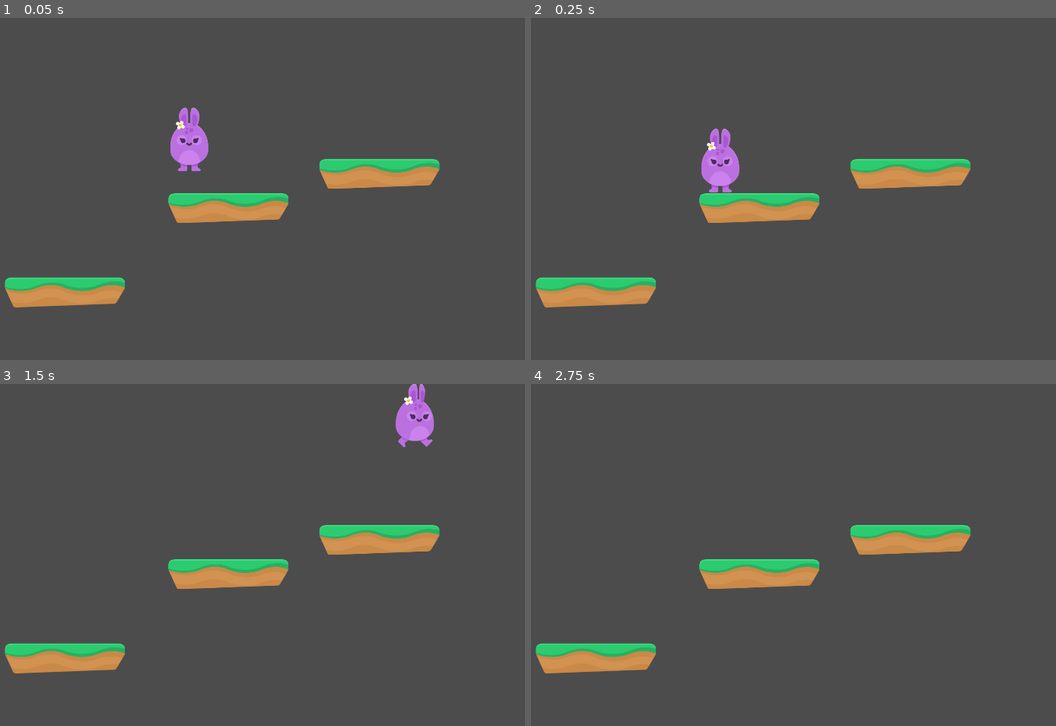
Above: before the commit, frames 1-4 (two rows, left to right).
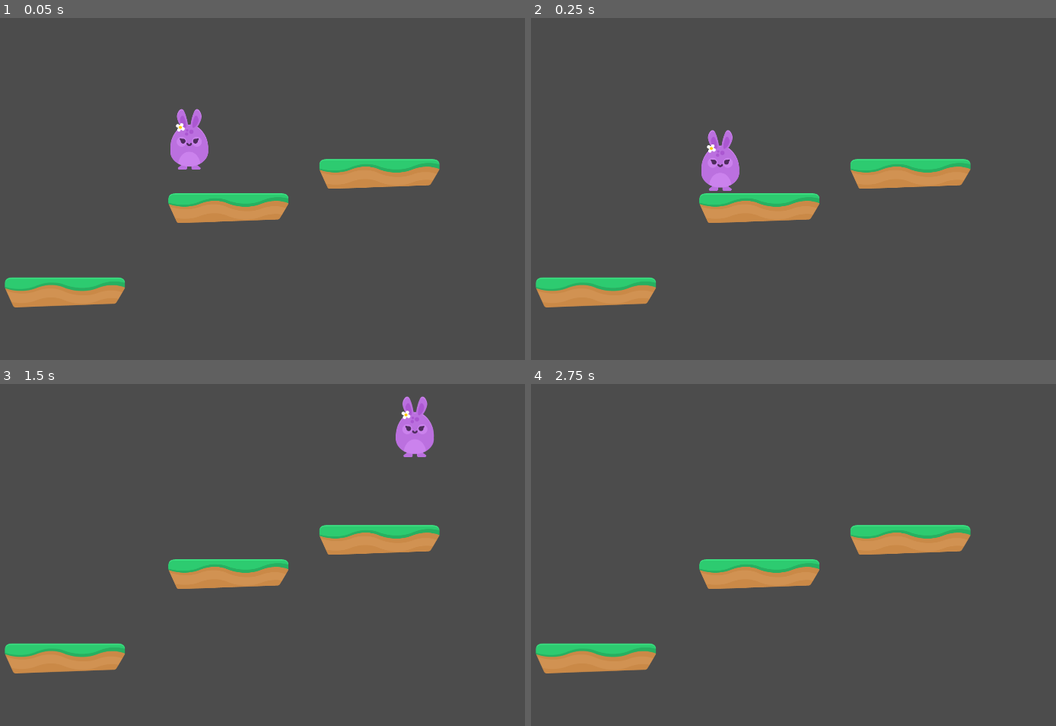
Above: after the commit, the same moments.

Repository: untmdsprt/Hoppy-Days
Game: Godot game, scene res://Scenes/Levels/Level1.tscn
Same seed, same stepped clock (60 frames per second), same inputs: the game is played once before the commit and once after it.
Inputs:
- Up to frame 1 (0.05 s): no input
- Up to frame 2 (0.25 s): no input
- Up to frame 3 (1.5 s): hold Right (ui_right) from 0.53 s (still down); tap Up (ui_up) at 0.77 s
- Up to frame 4 (2.75 s): tap Up (ui_up) at 1.52 s; release Right (ui_right) at 2.03 s; hold Left (ui_left) from 2.03 s (still down)

The runs differ from the first frame. In frame 1, 0.2% of the frame differs, in the area x 32-40%, y 26-45%; in frame 2, 0.2%; in frame 3, 0.7%, in the area x 75-83%, y 0-22%; in frame 4, nothing differs.
Error after the commit: Parse Error: The function signature doesn't match the parent. Parent signature is: "void update()". (res://Scripts/PlayerAnimation.gd:3)

Commit message:
S3L20 - Cleaning UP The Player Code

Diff:
--- a/Scenes/Player.tscn
+++ b/Scenes/Player.tscn
@@ -1,34 +1,35 @@
-[gd_scene load_steps=10 format=2]
+[gd_scene load_steps=11 format=2]
 
 [ext_resource path="res://Scripts/Player.gd" type="Script" id=1]
-[ext_resource path="res://GFX/Players/bunny2_stand.png" type="Texture" id=2]
-[ext_resource path="res://GFX/Players/bunny2_ready.png" type="Texture" id=3]
-[ext_resource path="res://GFX/Players/bunny2_jump.png" type="Texture" id=4]
-[ext_resource path="res://GFX/Players/bunny2_walk1.png" type="Texture" id=5]
-[ext_resource path="res://GFX/Players/bunny2_walk2.png" type="Texture" id=6]
-[ext_resource path="res://GFX/Players/bunny2_hurt.png" type="Texture" id=7]
+[ext_resource path="res://GFX/Players/bunny2_hurt.png" type="Texture" id=2]
+[ext_resource path="res://GFX/Players/bunny2_stand.png" type="Texture" id=3]
+[ext_resource path="res://GFX/Players/bunny2_ready.png" type="Texture" id=4]
+[ext_resource path="res://GFX/Players/bunny2_jump.png" type="Texture" id=5]
+[ext_resource path="res://GFX/Players/bunny2_walk1.png" type="Texture" id=6]
+[ext_resource path="res://GFX/Players/bunny2_walk2.png" type="Texture" id=7]
+[ext_resource path="res://Scripts/PlayerAnimation.gd" type="Script" id=8]
 
 [sub_resource type="SpriteFrames" id=1]
 
 animations = [ {
-"frames": [ ExtResource( 2 ), ExtResource( 3 ) ],
+"frames": [ ExtResource( 2 ) ],
+"loop": true,
+"name": "hurt",
+"speed": 5.0
+}, {
+"frames": [ ExtResource( 3 ), ExtResource( 4 ) ],
 "loop": true,
 "name": "idle",
 "speed": 3.0
 }, {
-"frames": [ ExtResource( 4 ) ],
+"frames": [ ExtResource( 5 ) ],
 "loop": true,
 "name": "jump",
 "speed": 5.0
 }, {
-"frames": [ ExtResource( 5 ), ExtResource( 6 ) ],
+"frames": [ ExtResource( 6 ), ExtResource( 7 ) ],
 "loop": true,
 "name": "run",
-"speed": 5.0
-}, {
-"frames": [ ExtResource( 7 ) ],
-"loop": true,
-"name": "hurt",
 "speed": 5.0
 } ]
 
@@ -55,7 +56,9 @@
 
 frames = SubResource( 1 )
 animation = "idle"
+frame = 1
 playing = true
+script = ExtResource( 8 )
 
 [node name="CollisionShape2D" type="CollisionShape2D" parent="." index="1"]
 
--- a/Scripts/Player.gd
+++ b/Scripts/Player.gd
@@ -3,15 +3,27 @@
 const SPEED = 750
 const GRAVITY = 3600
 const UP = Vector2(0, -1)
-const JUMP_SPEED = -1750
+const JUMP_SPEED = -1700
 
 var motion = Vector2()
 
 func _physics_process(delta):
+	update_motion(delta)
+
+
+func _process(delta):
+	update_animation(motion)
+
+
+func update_motion(delta):
 	fall(delta)
 	run()
 	jump()
 	move_and_slide(motion, UP)
+
+
+func update_animation(motion):
+	$AnimatedSprite.update(motion)
 
 
 func fall(delta):
@@ -24,16 +36,10 @@
 func run():
 	if Input.is_action_pressed("ui_right") and not Input.is_action_pressed("ui_left"):
 		motion.x = SPEED
-		$AnimatedSprite.play("run")
-		$AnimatedSprite.flip_h = false
 	elif Input.is_action_pressed("ui_left") and not Input.is_action_pressed("ui_right"):
 		motion.x = -SPEED
-		$AnimatedSprite.play("run")
-		$AnimatedSprite.flip_h = true
 	else:
 		motion.x = 0
-		$AnimatedSprite.play("idle")
-		$AnimatedSprite.flip_h = false
 
 
 func jump():
--- /dev/null
+++ b/Scripts/PlayerAnimation.gd
@@ -0,0 +1,13 @@
+extends AnimatedSprite
+
+func update(motion):
+	if motion.y < 0:
+		play("jump")
+	elif motion.x > 0:
+		play("run")
+		flip_h = false
+	elif motion.x < 0:
+		play("run")
+		flip_h = true
+	else:
+		play("idle")
